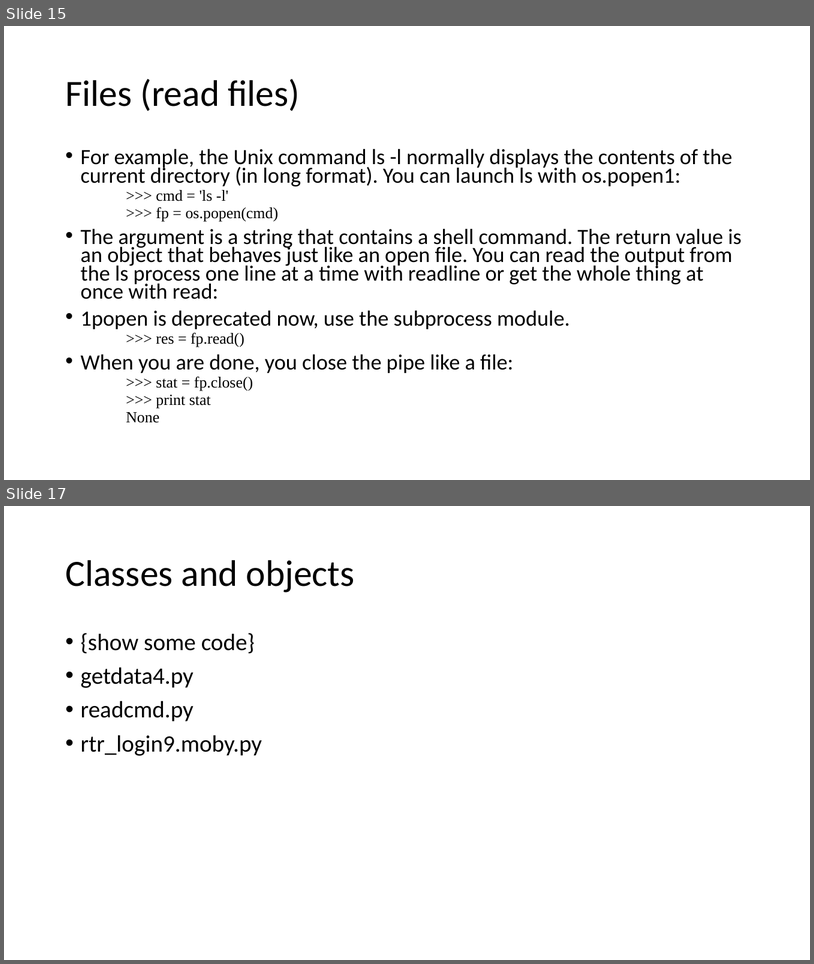
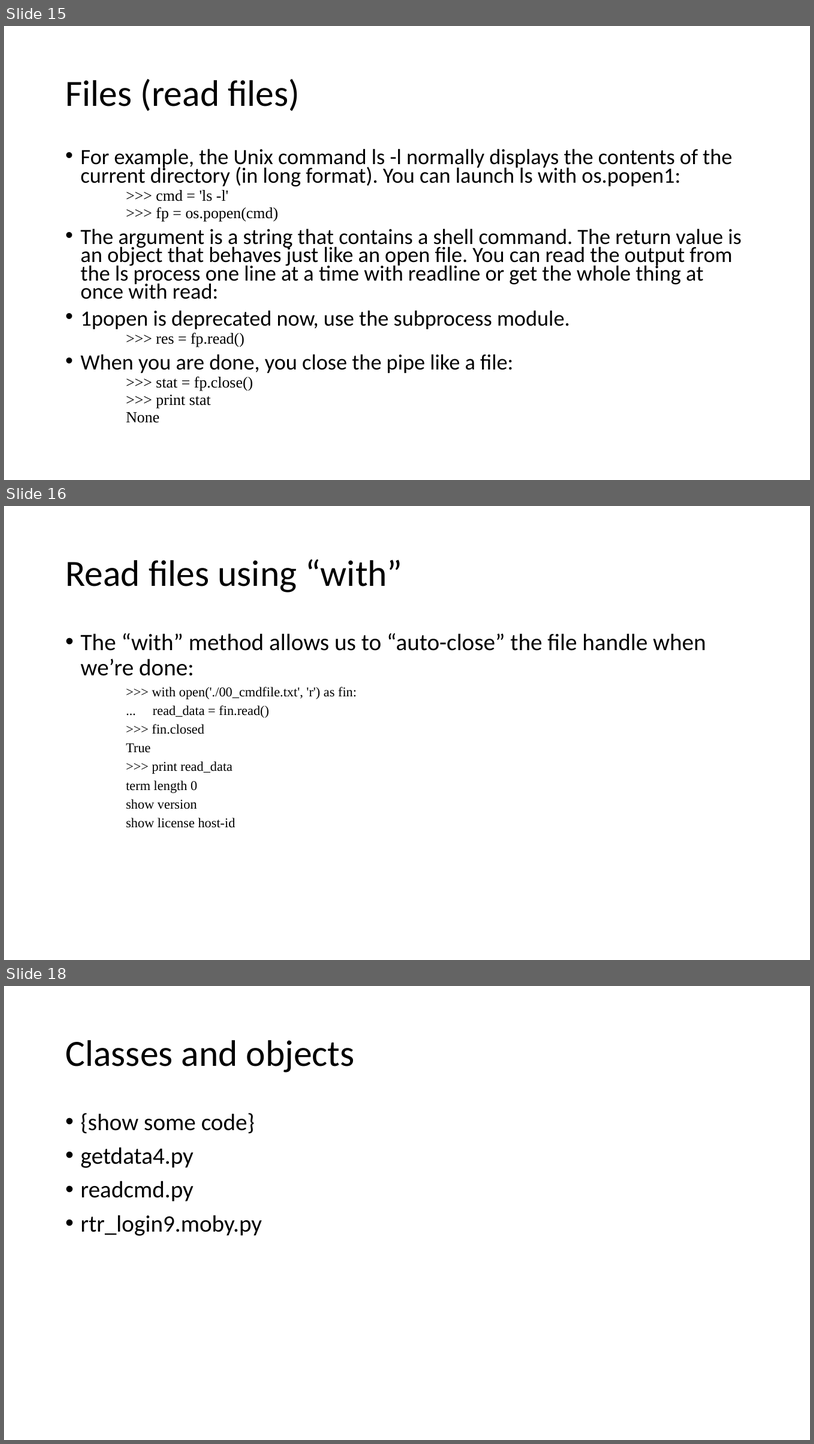
Before and after one commit to MobyAtTheo/PSG, a slide deck: week04-ch8-14-pys.pptx. Shown one above the other, each under a label of ours: slides 15 and 17 before the commit, slides 15, 16 and 18 after it; the slides between them are not shown. The pictures are 814x964 and 814x1444 pixels, drawn with LibreOffice and Linux fonts; fonts in the diff are those of the drawing. Boxes give left, top, right and bottom in pixels: in the first picture for what was removed or moved away, otherwise in the second. Text is boxed around its words. In the diff, an @@ line names an element or a change of style, - is before the commit and + after.

```diff
--- a/week04-ch8-14-pys.pptx
+++ b/week04-ch8-14-pys.pptx
@@ slide 16 added at box(4, 506, 810, 960), background #FFFFFF @@
@@ title added at box(65, 559, 402, 592), 44 pt, text #000000 @@
+Read files using “with”
@@ text added at box(81, 633, 707, 828), 16 pt, text #000000 @@
+• The “with” method allows us to “auto-close” the file handle when we’re done:
+    >>> with open('./00_cmdfile.txt', 'r') as fin:
+    ... read_data = fin.read()
+    >>> fin.closed
+    True
+    >>> print read_data
+    term length 0
+    show version
+    show license host-id
@@ what was slide 17 is now slide 18 @@
```
Also in this commit, not shown: 1 slide changed, 1 other file.
